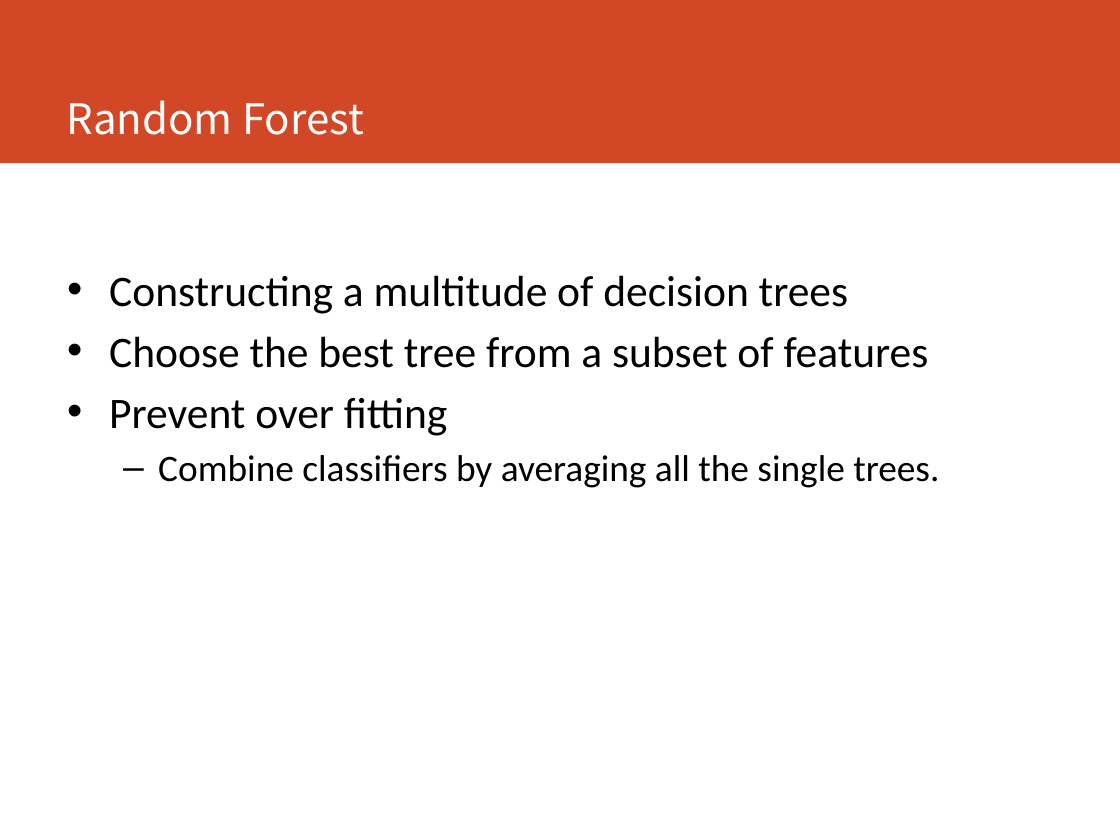
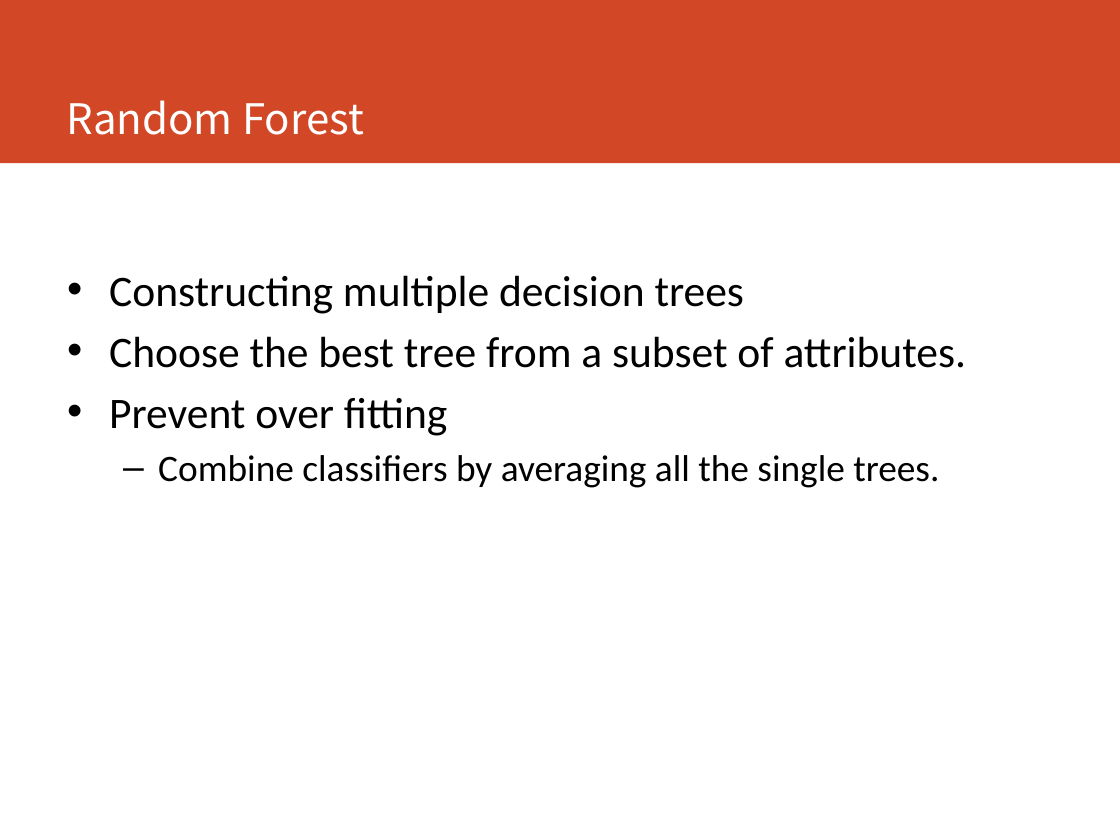
Before and after one commit to Kelvin-Zhong/Click-Through-Rate-Prediction, a slide deck: slide 10 of project_presentation_rev.pptx. Drawn at 1120x840 pixels with LibreOffice and Linux fonts; fonts in the diff are those of the drawing. Boxes give left, top, right and bottom in pixels: in the first picture for what was removed or moved away, otherwise in the second. Text is boxed around its words. In the diff, an @@ line names an element or a change of style, - is before the commit and + after.

```diff
--- a/project_presentation_rev.pptx
+++ b/project_presentation_rev.pptx
@@ text at bbox=[109, 275, 967, 368]: text changed @@
-• Constructing a multitude of decision trees
-• Choose the best tree from a subset of features
+• Constructing multiple decision trees
+• Choose the best tree from a subset of attributes.
```
Also in this commit, not shown: 1 other slide changed, 1 other file.
